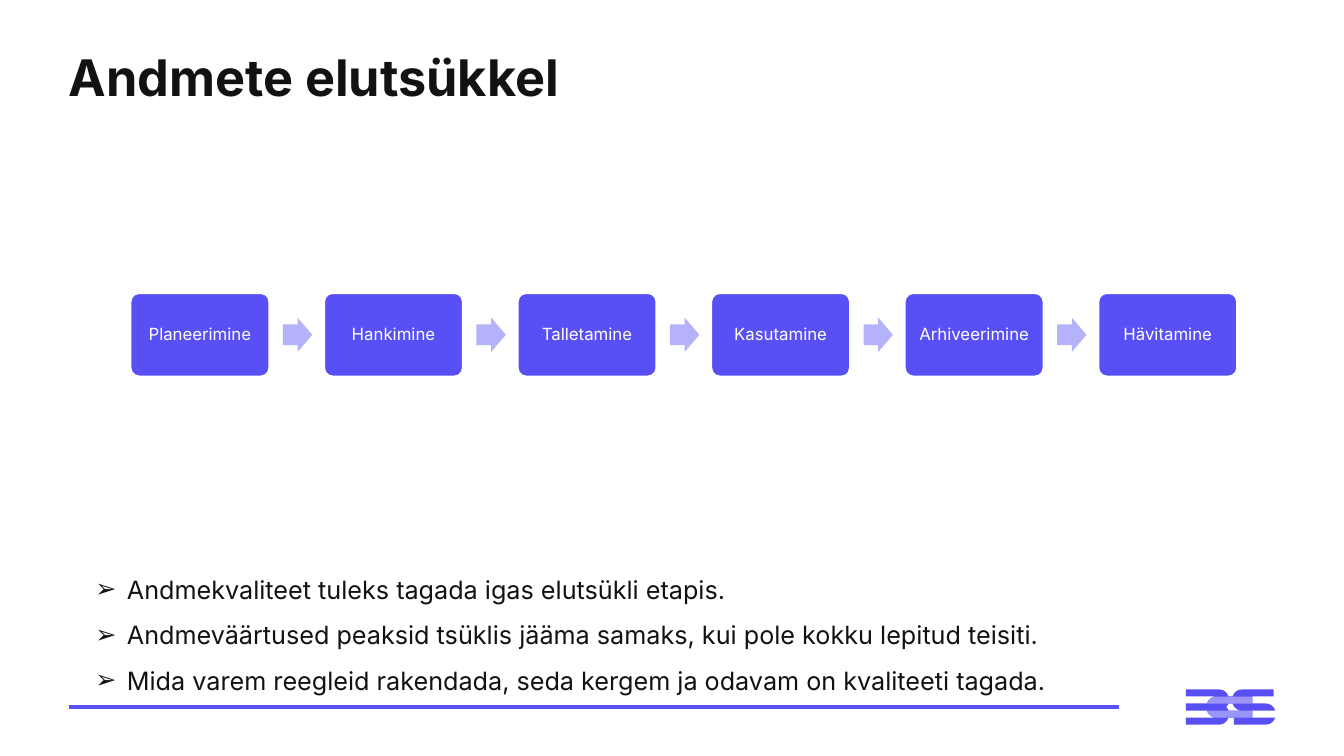
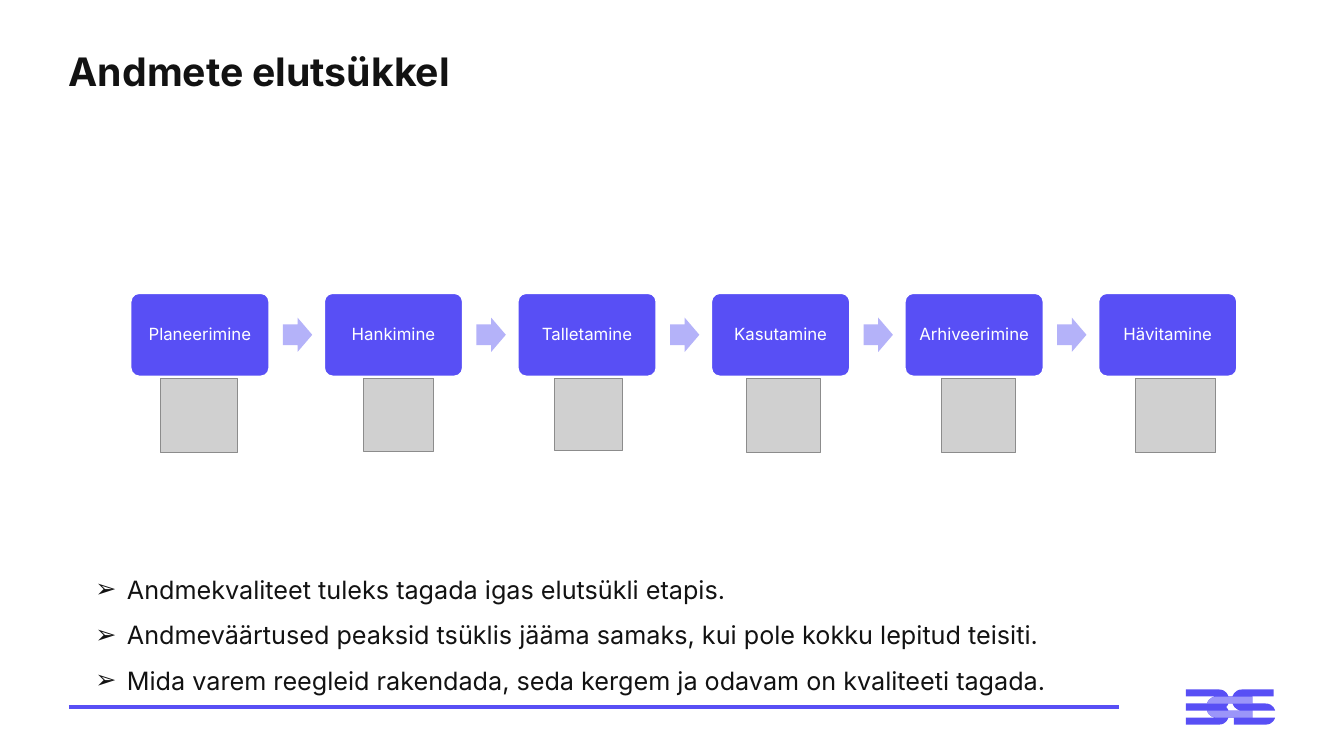
Before and after one commit to virverani/andmetarkus_2026_kevad, a slide deck: slide 7 of Day2/2-paev-andmetarkus-esitlus.pptx. Drawn at 1344x756 pixels with LibreOffice and Linux fonts; fonts in the diff are those of the drawing; grey boxes stand for pictures. Boxes give left, top, right and bottom in pixels: in the first picture for what was removed or moved away, otherwise in the second. Text is boxed around its words. In the diff, an @@ line names an element or a change of style, - is before the commit and + after.

```diff
--- a/Day2/2-paev-andmetarkus-esitlus.pptx
+++ b/Day2/2-paev-andmetarkus-esitlus.pptx
@@ title "Andmete elutsükkel" at (x1=69, y1=56, x2=450, y2=87): size 36 to 28 pt @@
@@ picture added at (x1=160, y1=378, x2=238, y2=453) @@
@@ picture added at (x1=364, y1=378, x2=434, y2=452) @@
@@ picture added at (x1=555, y1=378, x2=622, y2=450) @@
@@ picture added at (x1=747, y1=378, x2=821, y2=453) @@
@@ picture added at (x1=942, y1=378, x2=1016, y2=453) @@
@@ picture added at (x1=1136, y1=378, x2=1216, y2=453) @@
```
Also in this commit, not shown: 3 other slides changed, 1 other file.
